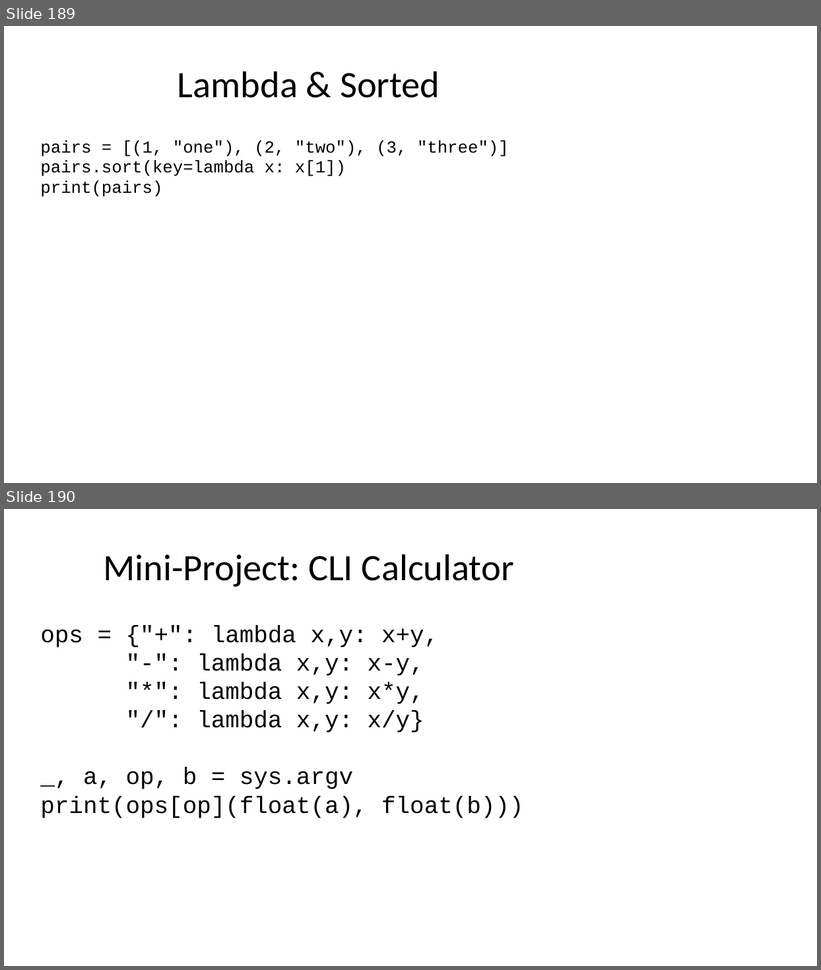
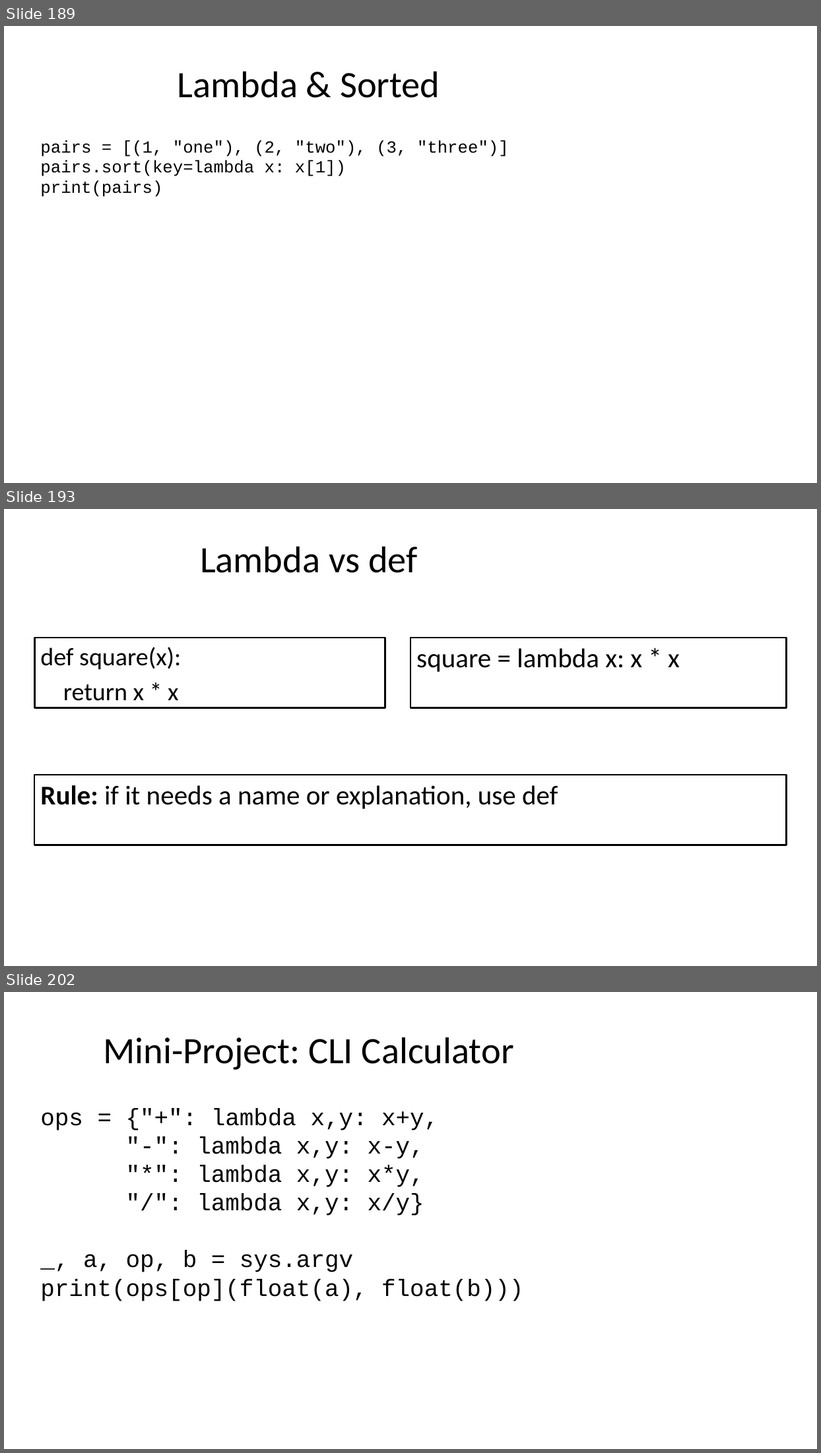
Before and after one commit to seanwhs/3-Day-Python-Crash-Course, a slide deck: Python_Crash_Course_2025.pptx. Shown one above the other, each under a label of ours: slides 189 and 190 before the commit, slides 189, 193 and 202 after it; the slides between them are not shown. The pictures are 821x970 and 821x1453 pixels, drawn with LibreOffice and Linux fonts; fonts in the diff are those of the drawing. Boxes give left, top, right and bottom in pixels: in the first picture for what was removed or moved away, otherwise in the second. Text is boxed around its words. In the diff, an @@ line names an element or a change of style, - is before the commit and + after.

```diff
--- a/Python_Crash_Course_2025.pptx
+++ b/Python_Crash_Course_2025.pptx
@@ slide 193 added at (x1=4, y1=509, x2=817, y2=966), background #FFFFFF @@
@@ title added at (x1=200, y1=546, x2=417, y2=573), 44 pt, text #000000 @@
+Lambda vs def
@@ text added at (x1=34, y1=638, x2=385, y2=708), fill #FFFFFF, outline #000000 2 pt, 29.6 pt, text #000000 @@
+def square(x):
+return x * x
@@ rectangle added at (x1=411, y1=638, x2=786, y2=708), fill #FFFFFF, outline #000000 2 pt, 32 pt, text #000000 @@
+square = lambda x: x * x
@@ rectangle added at (x1=34, y1=775, x2=787, y2=845), fill #FFFFFF, outline #000000 2 pt, 32 pt, text #000000 @@
+Rule: if it needs a name or explanation, use def
@@ what was slide 190 is now slide 202 @@
```
Also in this commit, not shown: 11 other slides added.
